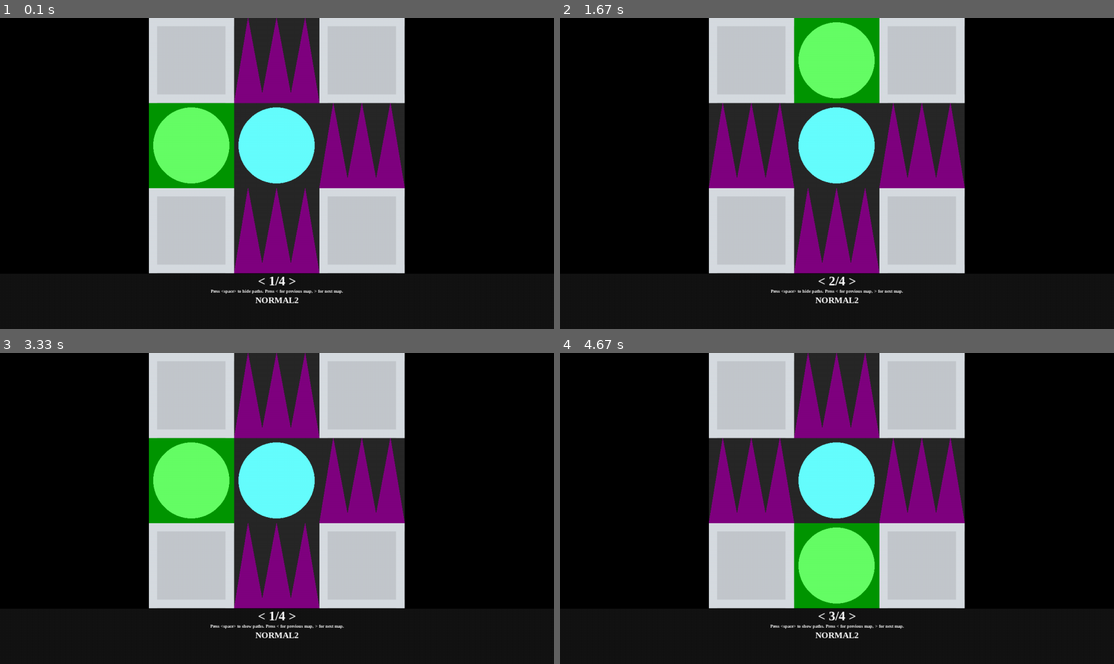
Above: before the commit, frames 1-4 (two rows, left to right).
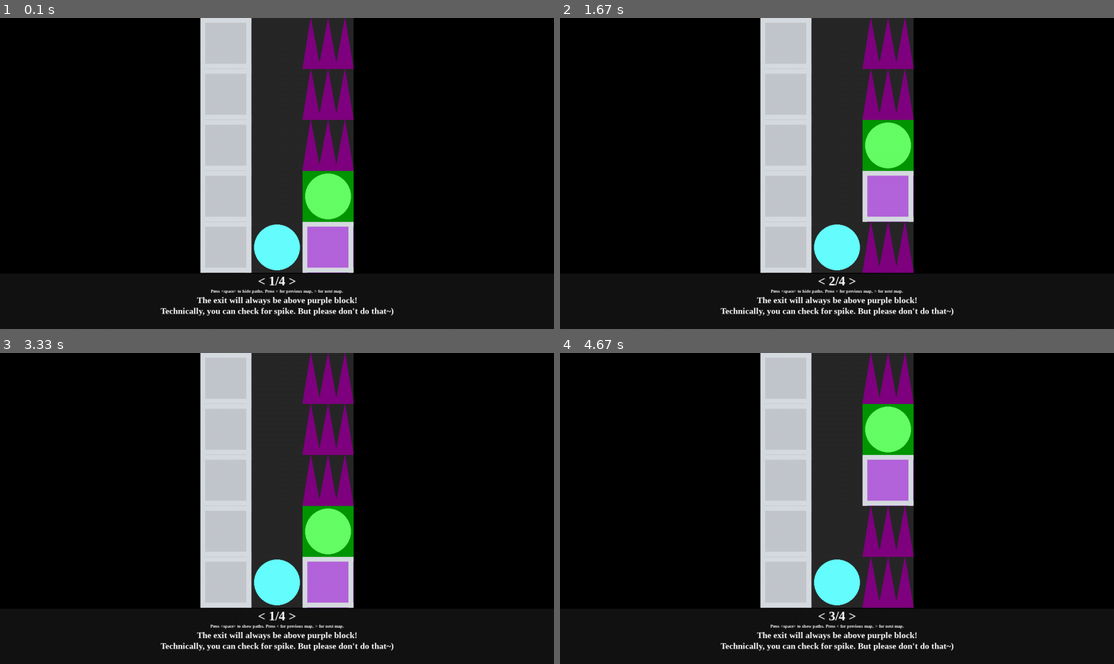
Above: after the commit, the same moments.

Repository: WingedSeal/mazegame
Game: pygame game, started from src/main.py
The game is run twice, just before and just after one commit, with the same random seed, the same clock (stepped at 60 frames per second) and the same inputs.
Inputs:
- Up to frame 1 (0.1 s): no input
- Up to frame 2 (1.67 s): hold Right 0.33-0.8 s; hold Right 0.83-1.3 s; tap Space at 0.9, 1.4 s; hold Left from 1.33 s (still down)
- Up to frame 3 (3.33 s): release Left at 1.87 s; hold Left 1.9-2.4 s; tap Space at 1.97, 2.5, 3.17 s; hold Right 2.43-3.07 s; hold Left from 3.1 s (still down)
- Up to frame 4 (4.67 s): release Left at 3.65 s; hold Right 3.68-4.25 s; tap Space at 3.75, 4.35 s; hold Right from 4.28 s (still down)

The runs differ from the first frame. In frame 1, 32% of the frame differs, in the area x 26-74%, y 0-96%; in frame 2, 34%; in frame 3, 32%; in frame 4, 34%.

Commit message:
feat: render multiple line in preview

Diff:
--- a/src/main.py
+++ b/src/main.py
@@ -7,4 +7,4 @@
     pass
 
 
-preview(NORMAL2)
+preview(TUTORIAL2)
--- a/src/mazegame/api/maps/tutorial1.py
+++ b/src/mazegame/api/maps/tutorial1.py
@@ -12,7 +12,7 @@
 )
 # fmt: on
 
-TUTORIAL1 = ([TUTORIAL1_1], "TUTORIAL1")
+TUTORIAL1 = ([TUTORIAL1_1], "Use 'move(UP)' to reach the exit!")
 
 # def script():
 #     for _ in range(4):
--- a/src/mazegame/api/maps/tutorial2.py
+++ b/src/mazegame/api/maps/tutorial2.py
@@ -40,7 +40,11 @@
 )
 # fmt: on
 
-TUTORIAL2 = ([TUTORIAL2_1, TUTORIAL2_2, TUTORIAL2_3, TUTORIAL2_4], "TUTORIAL2")
+TUTORIAL2 = (
+    [TUTORIAL2_1, TUTORIAL2_2, TUTORIAL2_3, TUTORIAL2_4],
+    """The exit will always be above purple block!
+Technically, you can check for spike. But please don't do that~)""",
+)
 
 
 # def script():
--- a/src/mazegame/preview.py
+++ b/src/mazegame/preview.py
@@ -372,11 +372,7 @@
             True,
             _TEXT_COLOR,
         )
-        text_desc = self.desc_font.render(
-            self.map_desc,
-            True,
-            _TEXT_COLOR,
-        )
+
         self.desc_surface.blit(
             text_index,
             text_index.get_rect(
@@ -391,13 +387,19 @@
                 centerx=desc_rect.centerx,
             ),
         )
-        self.desc_surface.blit(
-            text_desc,
-            text_desc.get_rect(
-                top=desc_rect.top + 50,
-                centerx=desc_rect.centerx,
-            ),
-        )
+        for offset, map_desc in enumerate(self.map_desc.split("\n")):
+            text_desc = self.desc_font.render(
+                map_desc,
+                True,
+                _TEXT_COLOR,
+            )
+            self.desc_surface.blit(
+                text_desc,
+                text_desc.get_rect(
+                    top=desc_rect.top + 50 + offset * 25,
+                    centerx=desc_rect.centerx,
+                ),
+            )
         self.display_surface.blit(
             self.desc_surface,
             (
